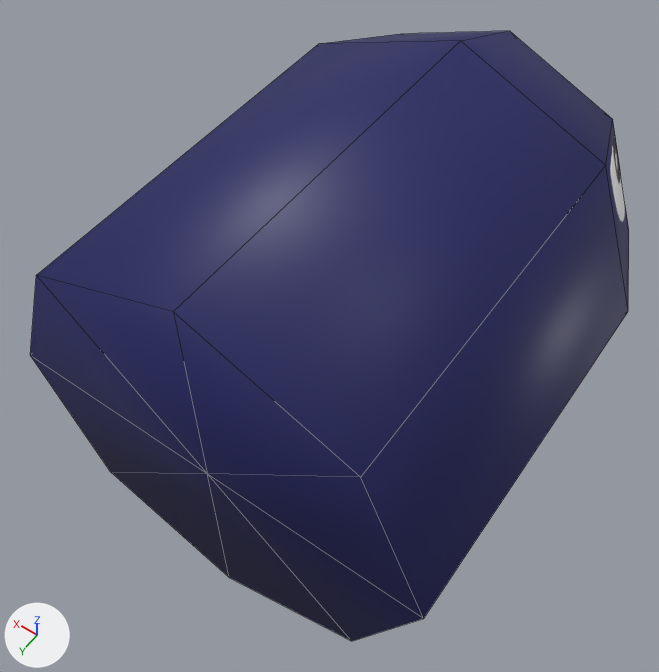
Before and after pictures for a commit that changed the Blender file bullet/bullet.blend.
Rendered twice from a 50 mm camera at (-1.43, 2.21, 3.21) aimed at (0.1, 0.06, -0.16). Every picture has the same lights, and +X, +Y and +Z are marked at lower left. Mesh edges are drawn as thin lines.
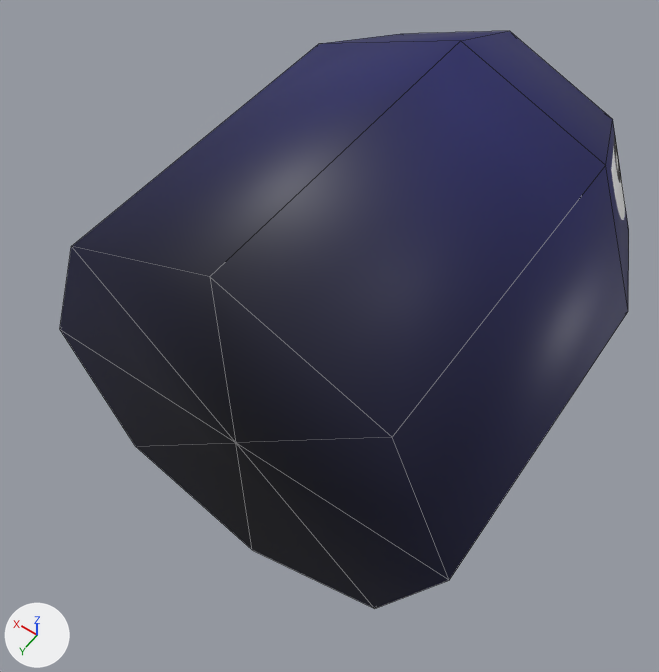
Location of each change, [x1, y1, x2, y2] in pixels of the pictures (659 x 672 px; the box of a moved part takes in the faces that stretch with it):
'Cylinder', reshaped, surface changed
    before: [30, 31, 629, 641]
    after: [60, 31, 629, 609]
part 1 of me_cylinder, moved or reshaped
    before: [30, 97, 609, 641]
    after: [60, 97, 609, 609]
part 2 of me_cylinder, surface changed
    both: [321, 31, 629, 306]

Edits to the bpy script that builds the scene:
```text
Change me_cylinder:
    used by ob_cylinder; location = (0.0, 0.0, 0.0); rotation_euler = (1.571, 0.0, 0.0), in degrees (90, 0, 0)
    before: 0 (0.0, 1.04, -1.03) at pixel (173, 311), 2 (0.0, -0.96, -1.03) at pixel (229, 577), 4 (-0.71, -0.67, -1.03) at pixel (351, 641), 6 (-1.0, 0.04, -1.03) at pixel (423, 618), 8 (-0.71, 0.75, -1.03) at pixel (360, 477)
    before: 21 (0.0, 0.04, -1.03) at pixel (207, 473)
    remove me_cylinder.from_pydata(...)  # 22 vertices, 20 faces; spans x -1.0..0.0, y -0.96..1.04, z -1.03..1.68
    add me_cylinder.from_pydata(...)  # 22 vertices, 20 faces; spans x -1.0..0.0, y -0.96..1.04, z -0.85..1.68
    me_cylinder part 1
    add for i in [0, 2, 4, 6, 8, 21]: me_cylinder.vertices[i].co += Vector((0.0, 0.0, 0.17))
    me_cylinder part 2: texture (UV) coordinates of 20 of 20 faces, centred in x -0.85..-0.1, y -0.81..0.89, z -1.03..1.59, changed; they spanned u 0.04..0.95, v 0.03..0.96 and now span u 0.02..0.94, v 0.01..0.98
```
